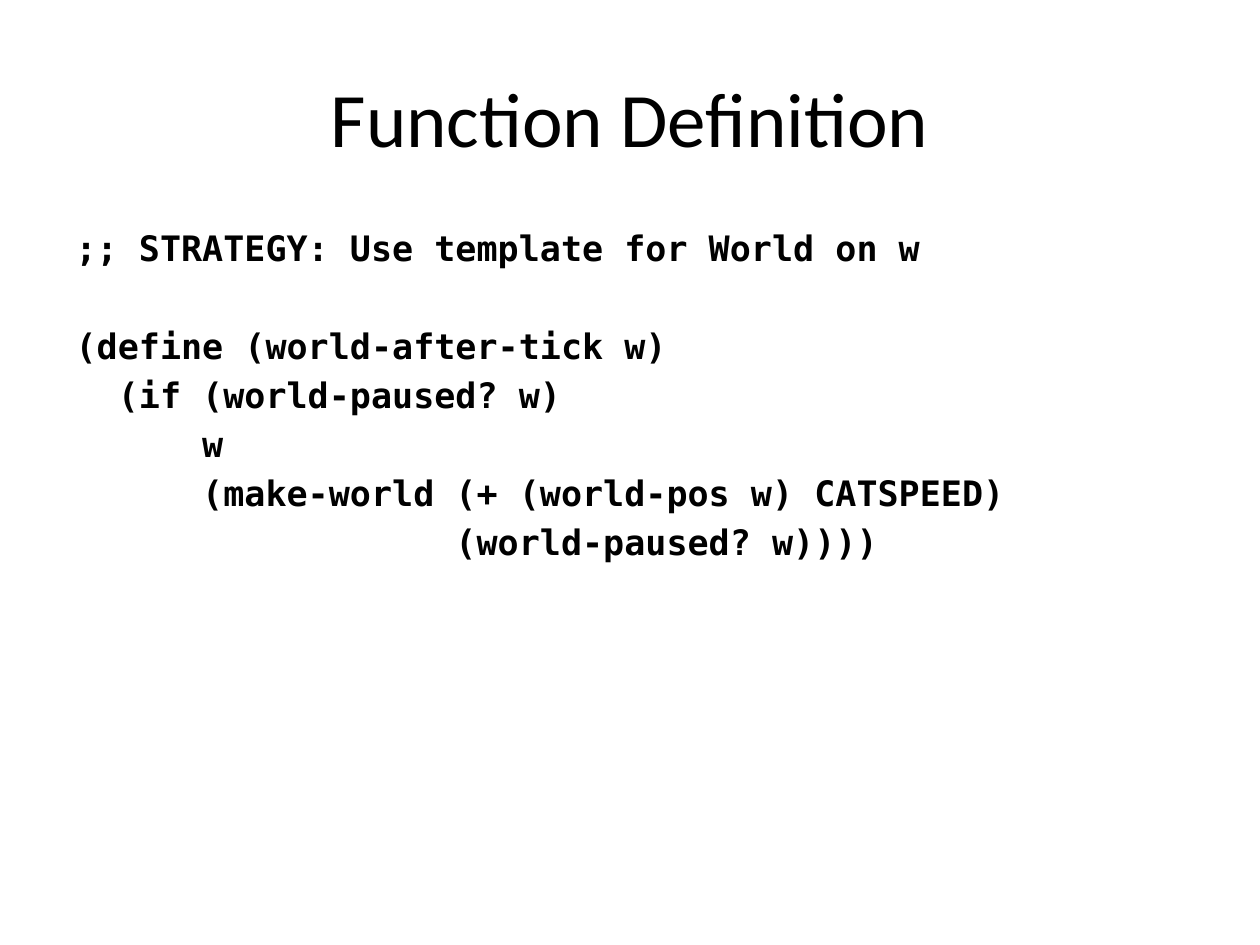
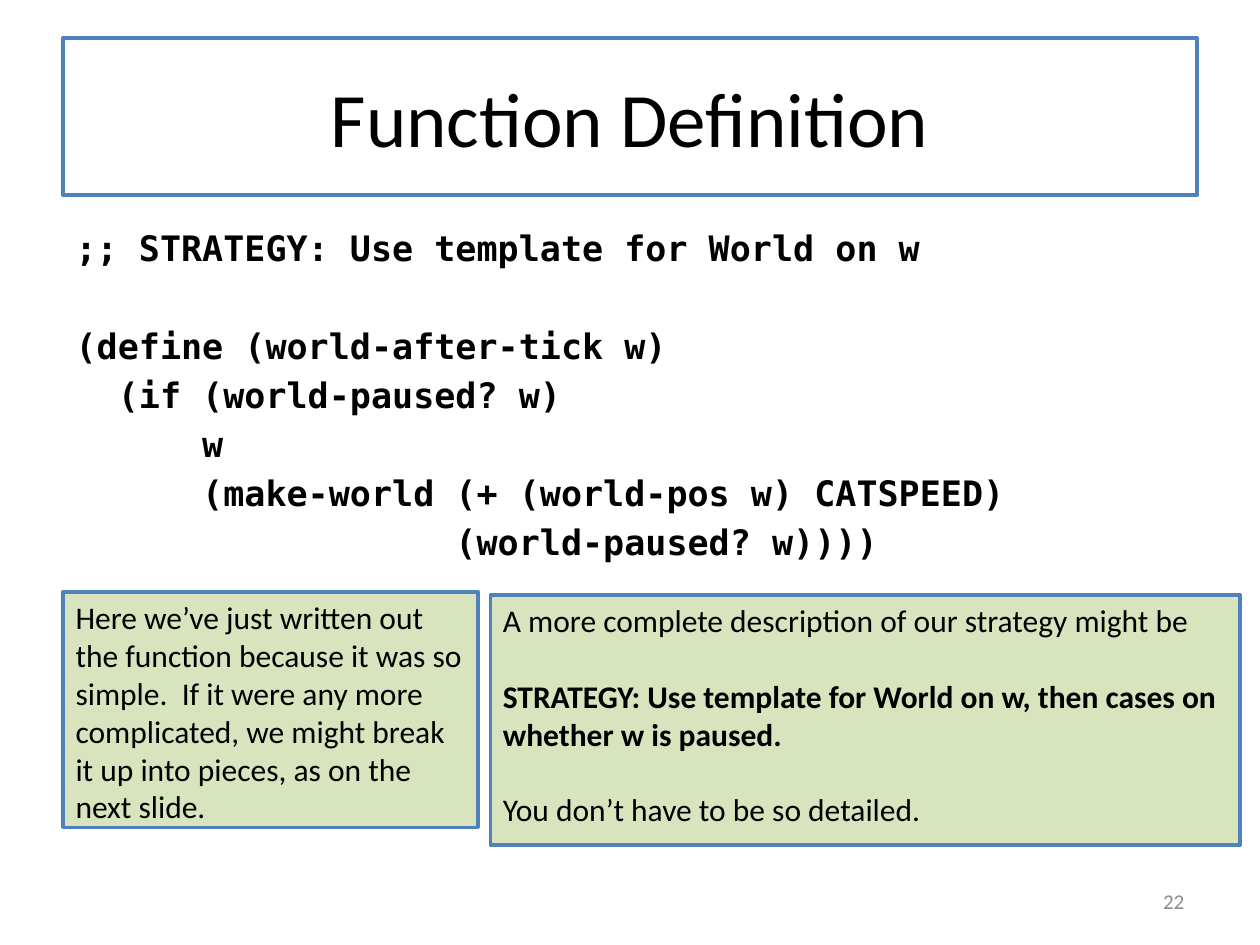
Before and after one commit to mwand/cs5010f16, a slide deck: slide 22 of Slides/Lesson 3.1 Introduction to Universe Programs.pptx. Drawn at 1260x945 pixels with LibreOffice and Linux fonts; fonts in the diff are those of the drawing. Boxes give left, top, right and bottom in pixels: in the first picture for what was removed or moved away, otherwise in the second. Text is boxed around its words. In the diff, an @@ line names an element or a change of style, - is before the commit and + after.

```diff
--- a/Slides/Lesson 3.1 Introduction to Universe Programs.pptx
+++ b/Slides/Lesson 3.1 Introduction to Universe Programs.pptx
@@ title "Function Definition" resized from (x1=331, y1=93, x2=929, y2=148) to (x1=63, y1=38, x2=1197, y2=195) @@
@@ title "Function Definition" at (x1=63, y1=38, x2=1197, y2=195): fill none to #FFFFFF; outline none to #4F81BD 2.25 pt @@
@@ rectangle added at (x1=63, y1=592, x2=479, y2=828), fill #D7E4BD, outline #4F81BD 2 pt, 18 pt, text #000000 @@
+Here we’ve just written out the function because it was so simple. If it were any more complicated, we might break it up into pieces, as on the next slide.
@@ rectangle added at (x1=490, y1=595, x2=1240, y2=844), fill #D7E4BD, outline #4F81BD 2 pt, 18 pt, text #000000 @@
+A more complete description of our strategy might be
+STRATEGY: Use template for World on w, then cases on whether w is paused.
+You don’t have to be so detailed.
@@ page number added at (x1=1163, y1=895, x2=1184, y2=909), 12 pt, text #8C8C8C @@
+22
```
Also in this commit, not shown: 40 other slides changed, 1 slide added, 10 other files.
